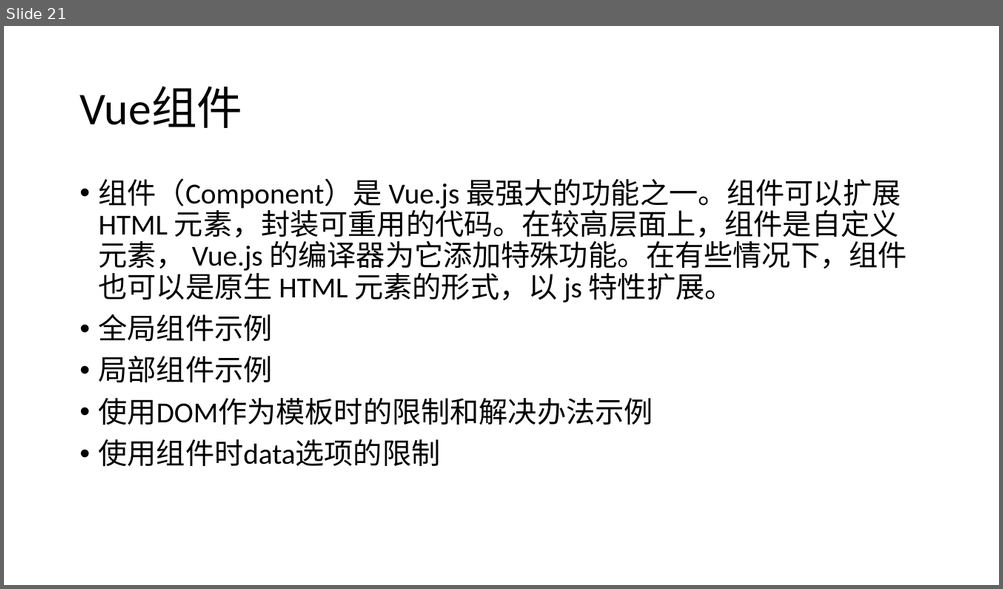
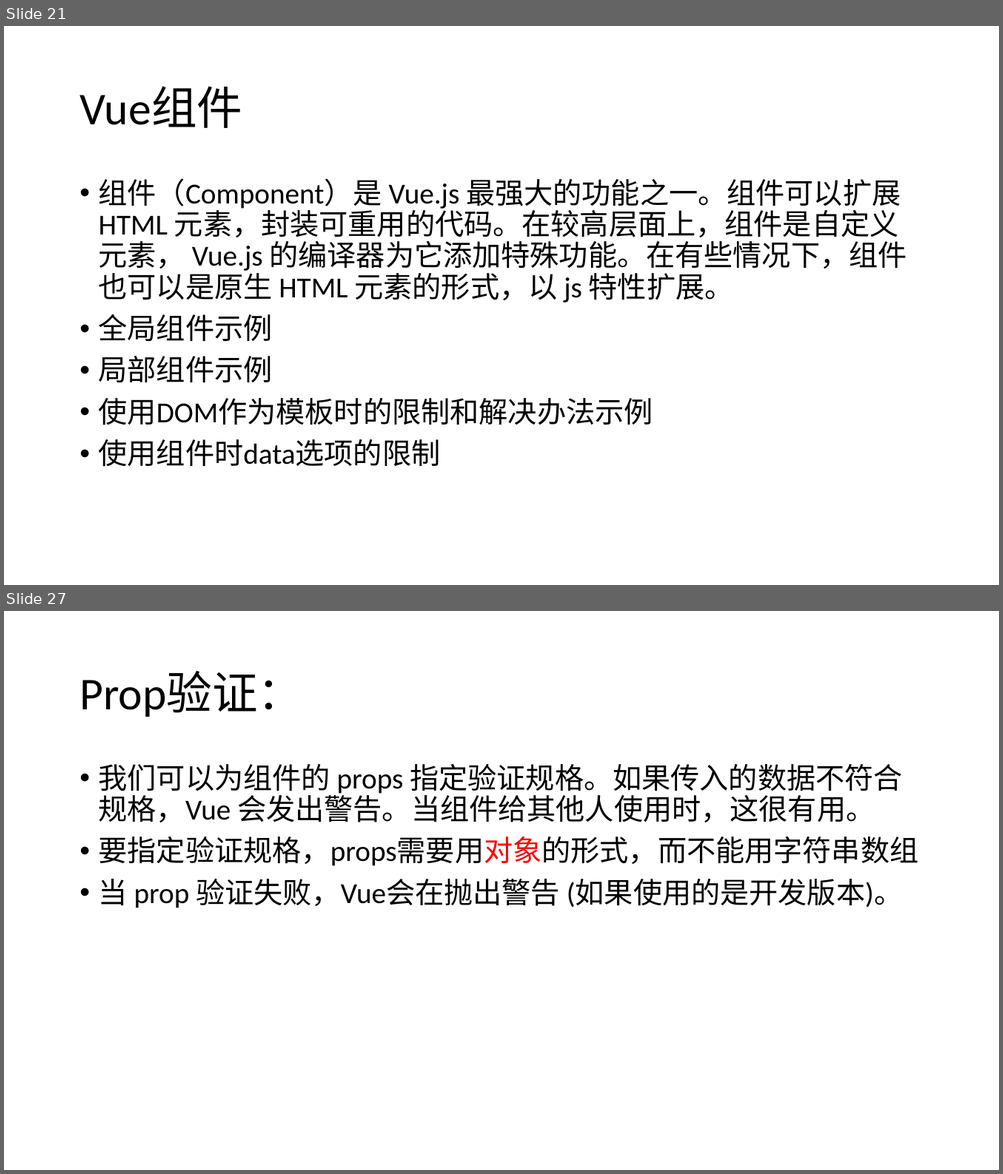
Before and after one commit to YSMJ1994/study, a slide deck: study_Vue/学习Vue.pptx. Shown one above the other, each under a label of ours: slide 21 before the commit, slides 21 and 27 after it; the slides between them are not shown. The pictures are 1003x589 and 1003x1174 pixels, drawn with LibreOffice and Linux fonts; fonts in the diff are those of the drawing. Boxes give left, top, right and bottom in pixels: in the first picture for what was removed or moved away, otherwise in the second. Text is boxed around its words. In the diff, an @@ line names an element or a change of style, - is before the commit and + after.

```diff
--- a/study_Vue/学习Vue.pptx
+++ b/study_Vue/学习Vue.pptx
@@ slide 27 added at box(4, 611, 999, 1170), background #FFFFFF @@
@@ title added at box(79, 672, 303, 717), 44 pt, text #000000 @@
+Prop验证：
@@ text added at box(99, 764, 919, 908), 28 pt, text #000000 @@
+• 我们可以为组件的 props 指定验证规格。如果传入的数据不符合规格，Vue 会发出警告。当组件给其他人使用时，这很有用。
+• 要指定验证规格，props需要用对象的形式，而不能用字符串数组
+• 当 prop 验证失败，Vue会在抛出警告 (如果使用的是开发版本)。
```
Also in this commit, not shown: 3 slides changed, 7 other slides added, 12 other files.
